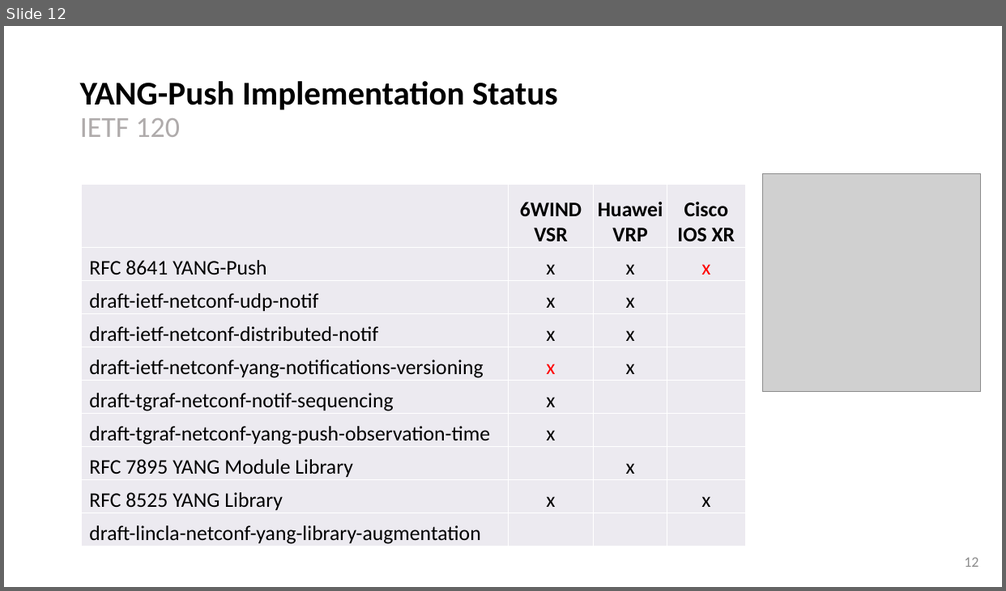
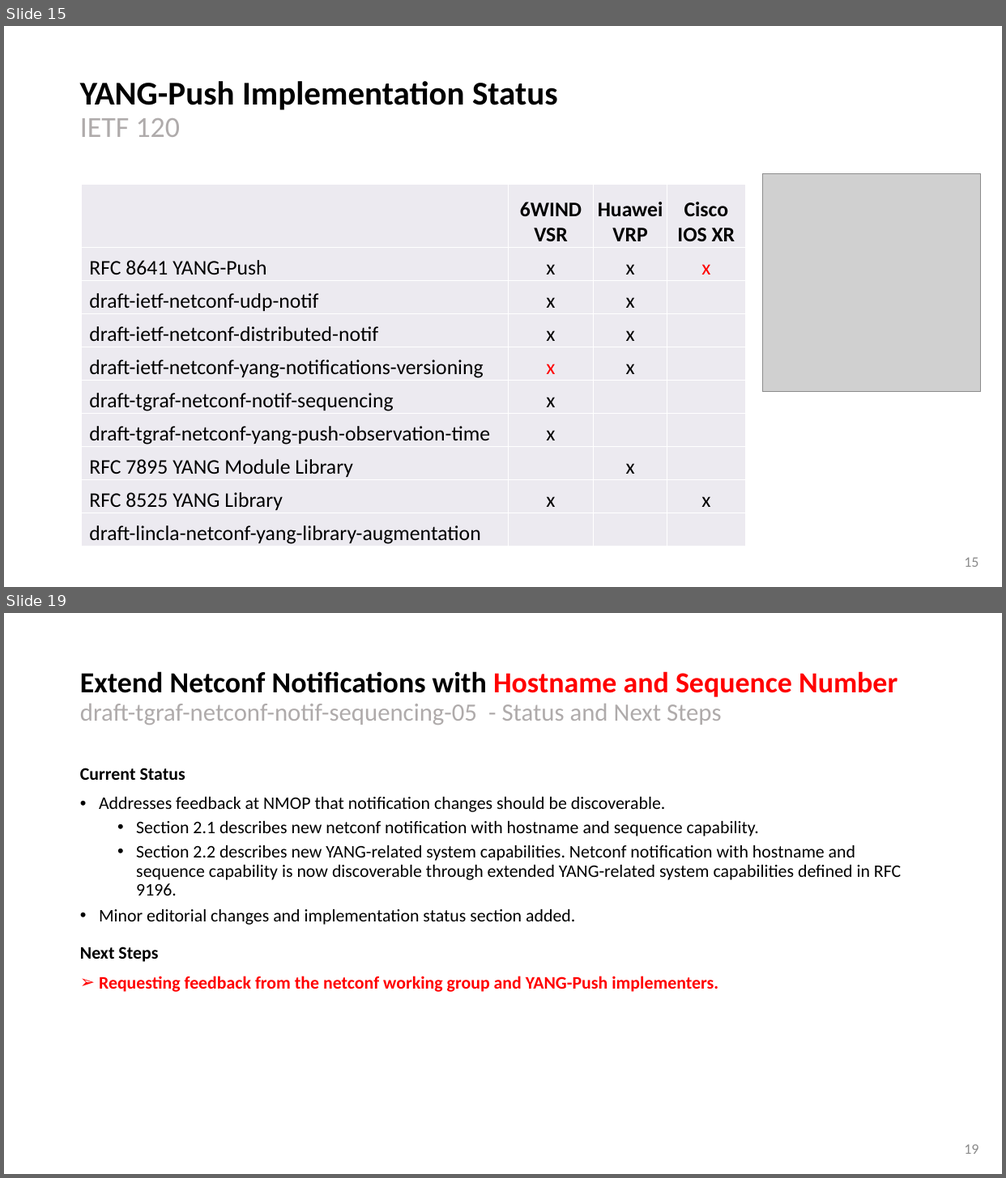
Before and after one commit to network-analytics/ietf-network-analytics-document-status, a slide deck: 120/NMOP/draft-ietf-nmop-yang-message-broker-integration.pptx. Shown one above the other, each under a label of ours: slide 12 before the commit, slides 15 and 19 after it; the slides between them are not shown. The pictures are 1006x591 and 1006x1178 pixels, drawn with LibreOffice and Linux fonts; fonts in the diff are those of the drawing; grey boxes stand for pictures. Boxes give left, top, right and bottom in pixels: in the first picture for what was removed or moved away, otherwise in the second. Text is boxed around its words. In the diff, an @@ line names an element or a change of style, - is before the commit and + after.

Commit message:
YANG-Push slides for netconf and nmop

```diff
--- a/120/NMOP/draft-ietf-nmop-yang-message-broker-integration.pptx
+++ b/120/NMOP/draft-ietf-nmop-yang-message-broker-integration.pptx
@@ slide 19 added at box(4, 613, 1002, 1174), background #FFFFFF @@
@@ title added at box(80, 671, 897, 725), 24 pt, text #AFABAB @@
+Extend Netconf Notifications with Hostname and Sequence Number
+draft-tgraf-netconf-notif-sequencing-05 - Status and Next Steps
@@ text added at box(80, 768, 901, 992), 17 pt, text #000000 @@
+Current Status
+• Addresses feedback at NMOP that notification changes should be discoverable.
+  • Section 2.1 describes new netconf notification with hostname and sequence capability.
+  • Section 2.2 describes new YANG-related system capabilities. Netconf notification with hostname and sequence capability is now discoverable through extended YANG-related system capabilities defined in RFC 9196.
+• Minor editorial changes and implementation status section added.
+Next Steps
+➢ Requesting feedback from the netconf working group and YANG-Push implementers.
@@ page number added at box(964, 1144, 978, 1154), 14 pt, text #8C8C8C @@
+19
@@ what was slide 12 is now slide 15 @@
@@ page number at box(964, 557, 978, 567): text changed @@
-12
+15
```
Also in this commit, not shown: 8 slides changed, 6 other slides added, 3 other files.
